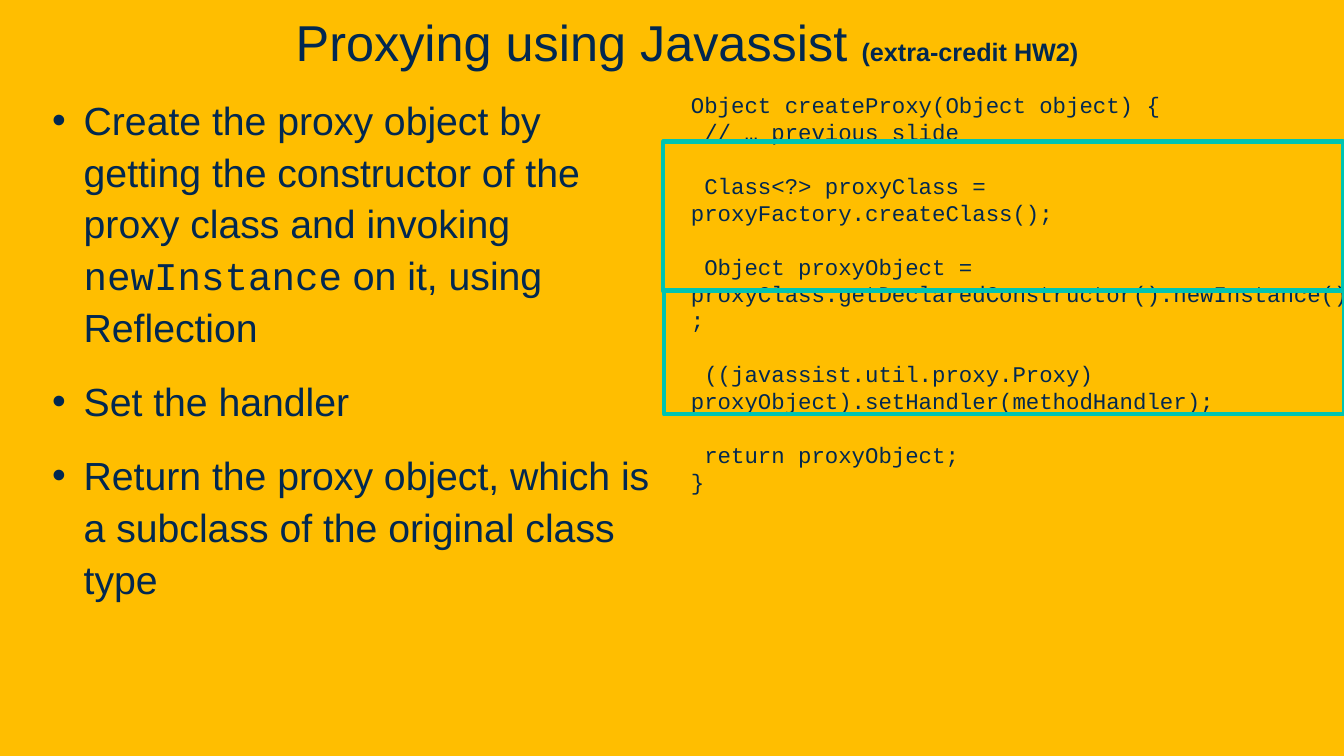
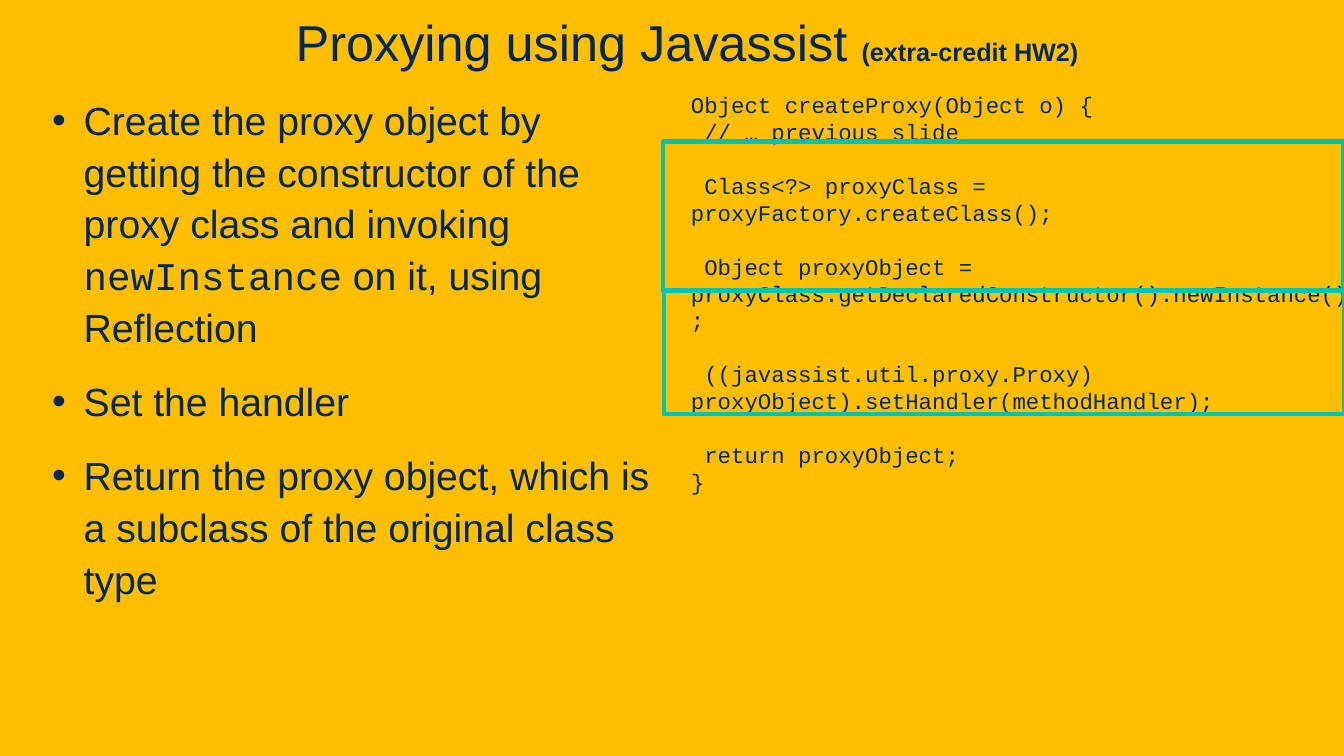
Before and after one commit to davsec-teaching/ECS_160, a slide deck: slide 87 of slides/Reflection.pptx. Drawn at 1344x756 pixels with LibreOffice and Linux fonts; fonts in the diff are those of the drawing; background and template pictures are left out. Boxes give left, top, right and bottom in pixels: in the first picture for what was removed or moved away, otherwise in the second. Text is boxed around its words. In the diff, an @@ line names an element or a change of style, - is before the commit and + after.

```diff
--- a/slides/Reflection.pptx
+++ b/slides/Reflection.pptx
@@ text at (691,97,1066,118): text changed @@
-Object createProxy(Object object) {
+Object createProxy(Object o) {
```
Also in this commit, not shown: 16 other slides changed, 1 other file.
